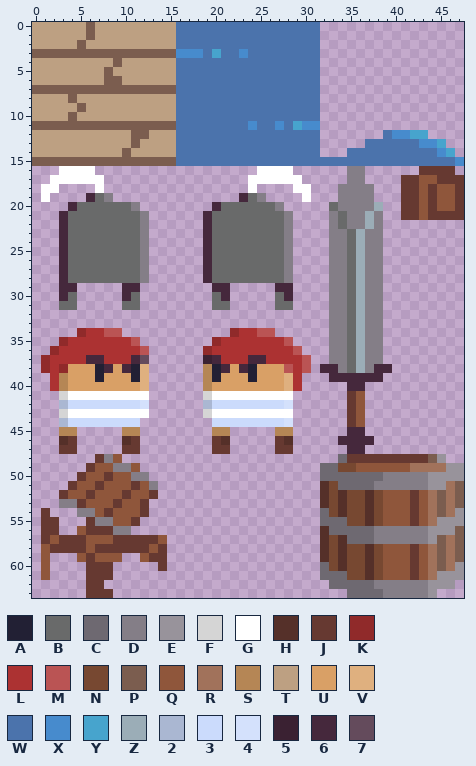
Two states of a pixel-art file, assets/images.aseprite. The first picture shows the starting point.
48x64 pixels, 1 frame. Colours within 5 levels of each other are drawn and written as one.
Visible layers, top first: "Layer 2" opacity 16%, "Layer 1".
Palette (. is transparent): A #222034  B #696a6a  C #6e6971  D #847e87  E #98939b  F #d5d5d5  G #ffffff  H #553029  J #663931  K #902a2a  L #ac3232  M #ba5454  N #774831  P #7b5d4f  Q #8f563b  R #a1725b  S #b58655  T #bda082  U #d9a066  V #dfb07f  W #4b73ac  X #478bcd  Y #47a4cd  Z #9badb7  2 #aab7d2  3 #cbdbfc  4 #d4e1fc  5 #3a2132  6 #45283c  7 #644b5c
Pixels before (only the part around the change), first column x 0:
24 ...6BBBBBBBBD......6BBBBBBBBD....DDBZDD.........
25 ...6BBBBBBBBD......6BBBBBBBBD....DDBZDD.........
26 ...6BBBBBBBBD......6BBBBBBBBD....DDBZDD.........
27 ...6BBBBBBBBD......6BBBBBBBBD....DDBZDD.........
28 ...6BBBBBBBBD......6BBBBBBBBD....DDBZDD.........
29 ...66.....66........66.....66....DDBZDD.........
30 ...6B.....6B........B6.....B6....DDBZDD.........
31 ...BB.....BB........BB.....BB....DDBZDD.........
32 .................................DDBZDD.........
33 .................................DDBZDD.........
34 .....KLLMM............KLLMM......DDBZDD.........
35 ...KLLLLLLLM........KLLLLLLLM....DDBZDD.........
36 ..KLLLLLLLLLM......KLLLLLLLLLM...DDBZDD.........
37 .KLLLL66LLL67......56LLL66LLLLM..DDBZDD.........
38 .KLKUUUA6U6AV......SA6U6AUUUMLM.66DBZD66........
39 ..LSUUUAUUUAV......SAUUUAUUUVL...666666.........
40 ..LSUUUUUUUUV......SUUUUUUUUVL.....66...........
41 ...FGGGGGGGGG......FGGGGGGGGG......JQ...........
42 ...2333333334......2333333334......JQ...........
43 ...FGGGGGGGGG......FGGGGGGGGG......JQ...........
44 ...233333333........333333334......JQ...........
45 ...SS.....SS........SS.....SS......66...........
46 ...HJ.....HJ........JH.....JH.....6666..........
47 ...JJ.....JJ........JJ.....JJ......66...........
48 .......JDQ........................CJJJJJJJJJPE..
49 ......JQQDDQ....................CCNNQQQQQQRRRREE
50 .....JQQJQQDD...................CCCCCCCDDDDDEEEE
51 ....JQQJQQQJQD..................HNCCCCDDDDDDEERP
And afterwards:
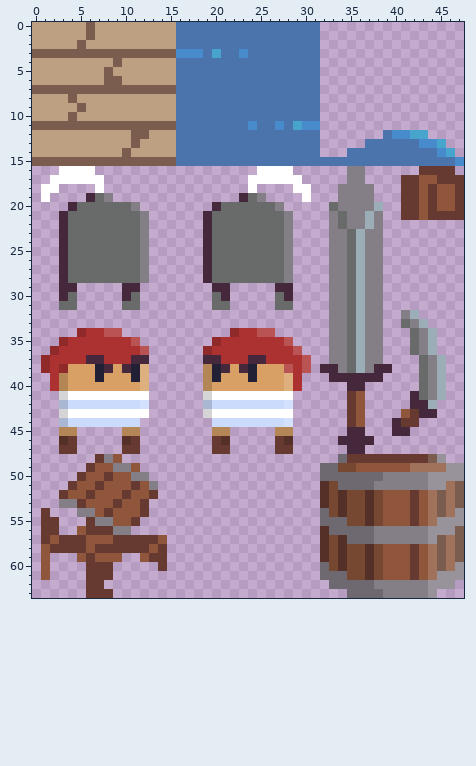
Change:
layer "Layer 2" removed
Colour 6 is added in row 41 at x 42; in row 42 at x 42 to 43; in row 43 at x 43 to 44; in row 44 at x 40; in row 45 at x 40 to 41.
Colour 6 replaces colour 5 in row 37 at x 19.
Colour 6 replaces colour 7 in row 37 at x 12.
Colour B is added in row 33 at x 41; in rows 34 to 36 at x 42; in rows 37 to 41 at x 43.
Colour D is added in row 32 at x 41; in row 33 at x 42; in rows 34 to 36 at x 43; in rows 37 to 41 at x 44.
Colour J is added in row 43 at x 42; in row 44 at x 41 to 42.
Colour Q is added in row 43 at x 41.
Colour Z is added in row 32 at x 42; in row 33 at x 43; in rows 34 to 36 at x 44; in rows 37 to 41 at x 45; in row 42 at x 44.
